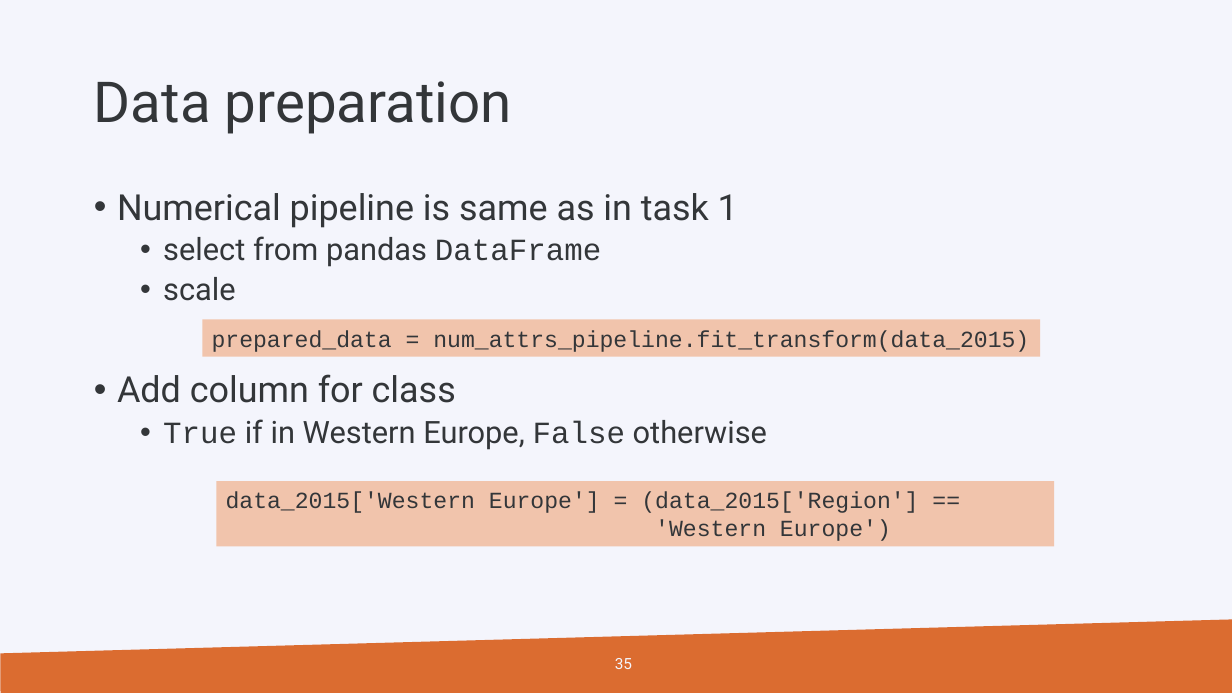
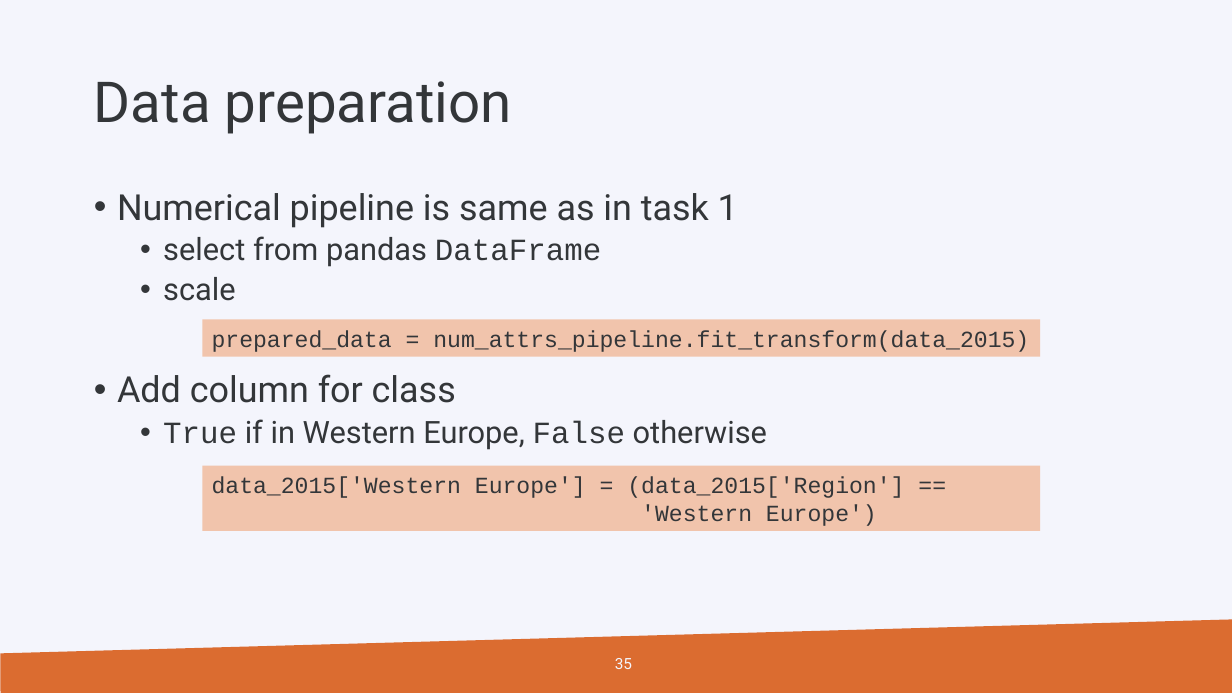
Before and after one commit to gjbex/Machine-learning-with-Python, a slide deck: slide 35 of python_for_machine_learning.pptx. Drawn at 1232x693 pixels with LibreOffice and Linux fonts; fonts in the diff are those of the drawing; background and template pictures are left out. Boxes give left, top, right and bottom in pixels: in the first picture for what was removed or moved away, otherwise in the second. Text is boxed around its words. In the diff, an @@ line names an element or a change of style, - is before the commit and + after.

```diff
--- a/python_for_machine_learning.pptx
+++ b/python_for_machine_learning.pptx
@@ rectangle "data_2015['Western Europe'] = (data_2015['Region'] ==": place and size @@
-rectangle "data_2015['Western Europe'] = (data_2015['Region'] ==" at [216,482,1055,547]
+rectangle "data_2015['Western Europe'] = (data_2015['Region'] ==" at [202,466,1041,531]
```
Also in this commit, not shown: 6 other slides changed.
